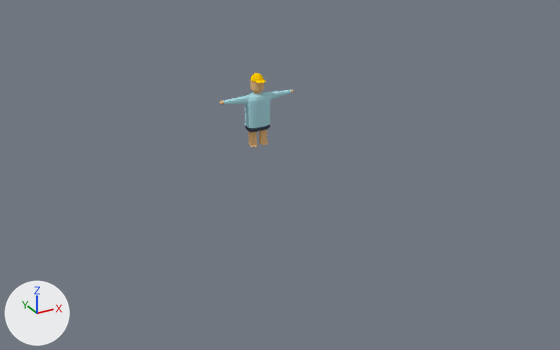
The Blender file introduction/blend/010_013.blend: old version first, new version second.
Before and after are seen from a 50 mm camera at (-28.3, -55.3, 24.3) aimed at (0.6, -2.8, -1.9). The axes (+X, +Y, +Z) are drawn at lower left. The lights are the same throughout.

In view in the first picture: '立方体'.
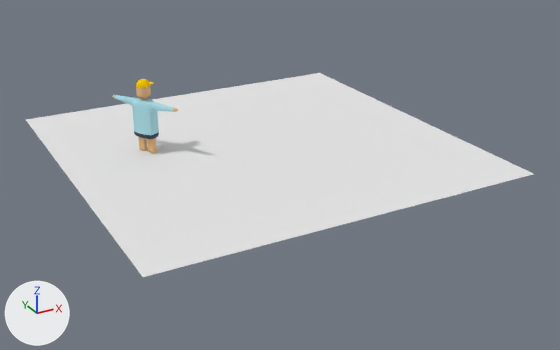
Boxes [x1, y1, x2, y2] around the edits, measured in the pictures (560 x 350 px):
'平面', added: after [26, 73, 533, 277]
'立方体', moved, turned: before [219, 73, 294, 147]; after [112, 79, 178, 153]

The change, as a list of edits to the scene's bpy script:
```text
Add mat_マテリアル:
    mat_マテリアル = diffuse_material('マテリアル')
    mat_マテリアル.base_color = (0.8, 0.8, 0.8)  # white #e7e7e7
Add me_平面:
    me_平面.from_pydata([(-1.0, -1.0, 0.0), (1.0, -1.0, 0.0), (-1.0, 1.0, 0.0), (1.0, 1.0, 0.0)], [], [(0, 1, 3, 2)])
    me_平面.materials.append(mat_マテリアル)  # white #e7e7e7
Change ob_立方体:
    ob_立方体.location: (0.0, 0.0, 0.0) -> (-8.82, 2.97, 0.0)
    ob_立方体.rotation_euler: (0.0, 0.000913, 0.0) -> (0.0, 0.000913, 2.075)  # degrees (0, 0.1, 0) -> degrees (0, 0.1, 119)
Add ob_平面:
    ob_平面 = bpy.data.objects.new('平面', me_平面)
    ob_平面.location = (0.0, 0.0, -0.01)
    ob_平面.scale = (-16.1, -16.1, -16.1)
```
